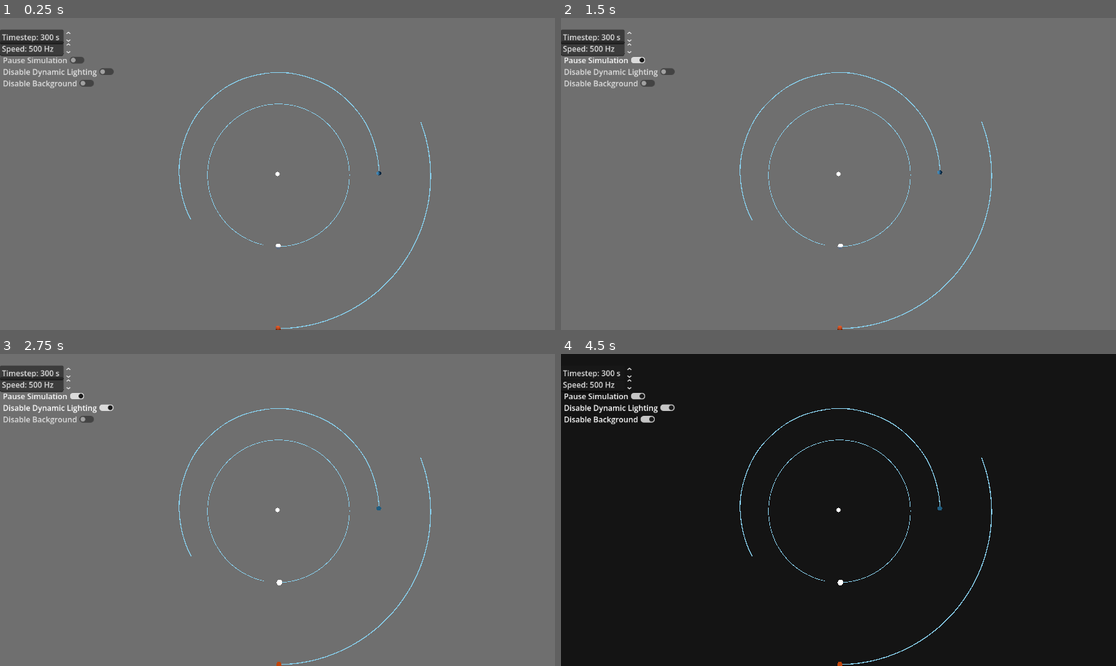
Above: before the commit, frames 1-4 (two rows, left to right).
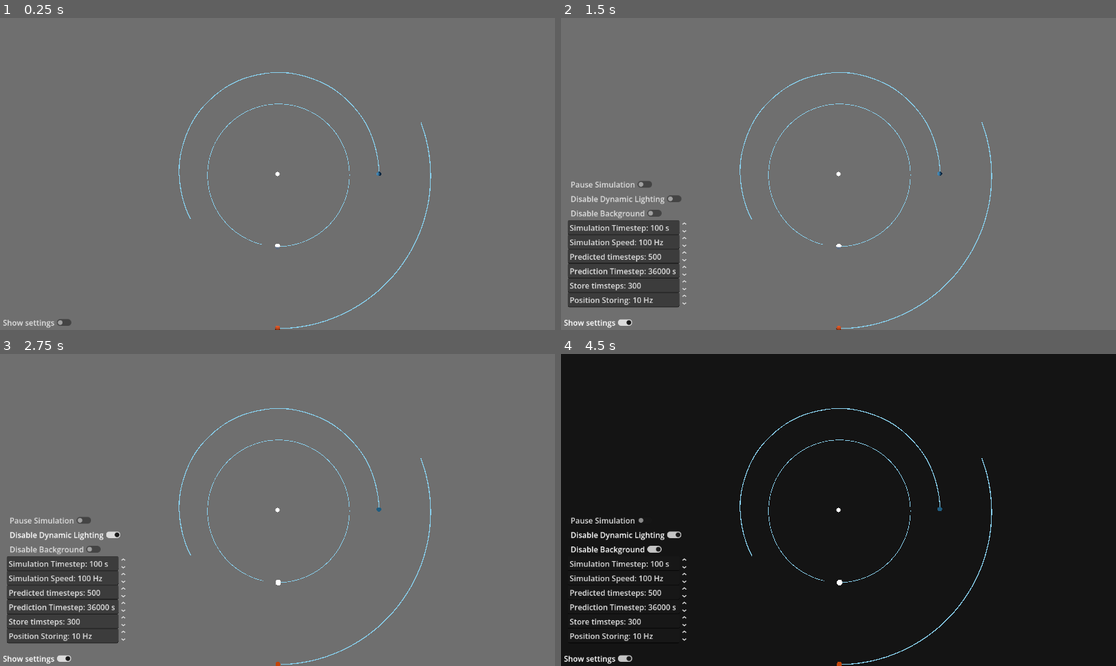
Above: after the commit, the same moments.

Repository: DarkLegend001/Space-Simulator
Game: Godot game, scene res://main/main.tscn
The game is run twice, just before and just after one commit, with the same random seed, the same clock (stepped at 60 frames per second) and the same inputs. A sky picture missing from this copy of the repository is replaced by a grey-blue gradient.
Inputs (mouse positions are in pixels of both pictures, inside the frame that each line leads up to):
- Up to frame 1 (0.25 s): no input
- Up to frame 2 (1.5 s): click (605, 61) at 0.5 s, where only the run before the commit has a clickable "Pause Simulation"; click (599, 323) at 1.25 s, where only the run after the commit has a clickable "Show settings"
- Up to frame 3 (2.75 s): click "Disable Dynamic Lighting" at 2 s
- Up to frame 4 (4.5 s): click "Disable Background" at 2.75 s; click "Disable Dynamic Lighting" at 3.5 s; click "Disable Dynamic Lighting" at 4.25 s

The runs differ from the first frame. In frame 1, 1.6% of the frame differs, in the area x 0-78%, y 3-100%; in frame 2, 7.6%; in frame 3, 7.6%; in frame 4, 2.7%.

Commit message:
implement settings

Diff:
--- a/data/globals.gd
+++ b/data/globals.gd
@@ -25,4 +25,4 @@
 # number of times previous positions are stored per second
 @export var store_speed := 1
 # number of times previous positions are rendered per second
-@export var render_store_speed := 65
+@export var render_store_speed := 60
--- a/main/main.tscn
+++ b/main/main.tscn
@@ -50,121 +50,184 @@
 process_mode = 3
 layout_mode = 3
 anchors_preset = 0
-offset_right = 40.0
+offset_left = 14.0
+offset_right = 54.0
 offset_bottom = 40.0
 script = ExtResource("5_3wy1v")
 
 [node name="FollowButton" type="CheckButton" parent="PlanetMenu" unique_id=947583743]
 layout_mode = 0
-offset_right = 44.0
-offset_bottom = 24.0
+offset_right = 99.0
+offset_bottom = 31.0
+text = "Follow"
 
 [node name="OrbitalDisplayButton" type="CheckButton" parent="PlanetMenu" unique_id=835590940]
 layout_mode = 0
-offset_right = 44.0
-offset_bottom = 24.0
+offset_top = 27.5
+offset_right = 197.0
+offset_bottom = 58.5
+text = "Orbital Parameters"
 
 [node name="Label0" type="Label" parent="PlanetMenu" unique_id=1634069099]
 layout_mode = 0
-offset_left = 20.0
+offset_left = 6.0
 offset_top = 60.0
-offset_right = 60.0
+offset_right = 46.0
 offset_bottom = 83.0
 
 [node name="Label1" type="Label" parent="PlanetMenu" unique_id=2039833713]
 layout_mode = 0
-offset_left = 20.0
+offset_left = 6.0
 offset_top = 90.0
-offset_right = 60.0
+offset_right = 46.0
 offset_bottom = 113.0
 
 [node name="Label2" type="Label" parent="PlanetMenu" unique_id=1943205433]
 layout_mode = 0
-offset_left = 20.0
+offset_left = 6.0
 offset_top = 120.0
-offset_right = 60.0
+offset_right = 46.0
 offset_bottom = 143.0
 
 [node name="Label3" type="Label" parent="PlanetMenu" unique_id=44361129]
 layout_mode = 0
-offset_left = 20.0
+offset_left = 6.0
 offset_top = 150.0
-offset_right = 60.0
+offset_right = 46.0
 offset_bottom = 173.0
 
 [node name="Label4" type="Label" parent="PlanetMenu" unique_id=354126766]
 layout_mode = 0
-offset_left = 20.0
+offset_left = 6.0
 offset_top = 180.0
-offset_right = 60.0
+offset_right = 46.0
 offset_bottom = 203.0
 
 [node name="Label5" type="Label" parent="PlanetMenu" unique_id=289862488]
 layout_mode = 0
-offset_left = 20.0
+offset_left = 6.0
 offset_top = 210.0
-offset_right = 60.0
+offset_right = 46.0
 offset_bottom = 233.0
 
 [node name="Label6" type="Label" parent="PlanetMenu" unique_id=973065738]
 layout_mode = 0
-offset_left = 20.0
+offset_left = 6.0
 offset_top = 240.0
-offset_right = 60.0
+offset_right = 46.0
 offset_bottom = 263.0
+
+[node name="ShowSettingsButton" type="CheckButton" parent="." unique_id=1879111488]
+anchors_preset = 2
+anchor_top = 1.0
+anchor_bottom = 1.0
+offset_top = -31.0
+offset_right = 155.0
+grow_vertical = 0
+text = "Show settings"
 
 [node name="Settings" type="Control" parent="." unique_id=1361791977]
 process_mode = 3
 layout_mode = 3
-anchors_preset = 0
-offset_right = 40.0
-offset_bottom = 40.0
+anchors_preset = 2
+anchor_top = 1.0
+anchor_bottom = 1.0
+offset_left = 14.0
+offset_top = -348.0
+offset_right = 54.0
+offset_bottom = -308.0
+grow_vertical = 0
 script = ExtResource("6_kfbq2")
 
+[node name="PauseButton" type="CheckButton" parent="Settings" unique_id=2000678518]
+layout_mode = 0
+offset_top = 30.0
+offset_right = 182.0
+offset_bottom = 61.0
+action_mode = 0
+text = "Pause Simulation"
+
+[node name="DynamicLightingButton" type="CheckButton" parent="Settings" unique_id=497439570]
+layout_mode = 0
+offset_top = 60.0
+offset_right = 243.0
+offset_bottom = 91.0
+text = "Disable Dynamic Lighting"
+
+[node name="BackgroundButton" type="CheckButton" parent="Settings" unique_id=2120478995]
+layout_mode = 0
+offset_top = 90.0
+offset_right = 202.0
+offset_bottom = 121.0
+text = "Disable Background"
+
 [node name="TimeStepSlider" type="SpinBox" parent="Settings" unique_id=795282054]
-custom_minimum_size = Vector2(150, 0)
-layout_mode = 0
-offset_top = 24.0
-offset_right = 86.5
-offset_bottom = 55.0
-max_value = 10000.0
-value = 300.0
-allow_greater = true
-prefix = "Timestep:"
+custom_minimum_size = Vector2(250, 0)
+layout_mode = 0
+offset_top = 120.0
+offset_right = 150.0
+offset_bottom = 151.0
+max_value = 1000.0
+value = 100.0
+allow_greater = true
+prefix = "Simulation Timestep:"
 suffix = "s"
 custom_arrow_step = 50.0
 
 [node name="GameSpeedSlider" type="SpinBox" parent="Settings" unique_id=2144417864]
-custom_minimum_size = Vector2(150, 0)
-layout_mode = 0
-offset_top = 48.0
-offset_right = 86.5
-offset_bottom = 79.0
+custom_minimum_size = Vector2(250, 0)
+layout_mode = 0
+offset_top = 150.0
+offset_right = 150.0
+offset_bottom = 181.0
+value = 100.0
+allow_greater = true
+prefix = "Simulation Speed:"
+suffix = "Hz"
+custom_arrow_step = 50.0
+
+[node name="PredictionLengthSlider" type="SpinBox" parent="Settings" unique_id=1653577251]
+custom_minimum_size = Vector2(250, 0)
+layout_mode = 0
+offset_top = 180.0
+offset_right = 200.0
+offset_bottom = 211.0
 max_value = 10000.0
 value = 500.0
-allow_greater = true
-prefix = "Speed:"
+rounded = true
+allow_greater = true
+prefix = "Predicted timesteps:"
+
+[node name="PredictionTimeSlider" type="SpinBox" parent="Settings" unique_id=1133234131]
+custom_minimum_size = Vector2(250, 0)
+layout_mode = 0
+offset_top = 210.0
+offset_right = 86.5
+offset_bottom = 241.0
+max_value = 100000.0
+value = 36000.0
+allow_greater = true
+prefix = "Prediction Timestep:"
+suffix = "s"
+
+[node name="StoreNumSlider" type="SpinBox" parent="Settings" unique_id=1720038272]
+custom_minimum_size = Vector2(250, 0)
+layout_mode = 0
+offset_top = 240.0
+offset_right = 86.5
+offset_bottom = 271.0
+max_value = 100000.0
+value = 300.0
+allow_greater = true
+prefix = "Store timsteps:"
+
+[node name="StoreSpeedSlider" type="SpinBox" parent="Settings" unique_id=976973689]
+custom_minimum_size = Vector2(250, 0)
+layout_mode = 0
+offset_top = 270.0
+offset_right = 86.5
+offset_bottom = 301.0
+value = 10.0
+allow_greater = true
+prefix = "Position Storing:"
 suffix = "Hz"
-custom_arrow_step = 50.0
-
-[node name="PauseButton" type="CheckButton" parent="Settings" unique_id=2000678518]
-layout_mode = 0
-offset_top = 72.0
-offset_right = 182.0
-offset_bottom = 103.0
-action_mode = 0
-text = "Pause Simulation"
-
-[node name="DynamicLightingButton" type="CheckButton" parent="Settings" unique_id=497439570]
-layout_mode = 0
-offset_top = 96.0
-offset_right = 238.0
-offset_bottom = 127.0
-text = "Disable Dynamic Lighting"
-
-[node name="BackgroundButton" type="CheckButton" parent="Settings" unique_id=2120478995]
-layout_mode = 0
-offset_top = 120.0
-offset_right = 198.0
-offset_bottom = 151.0
-text = "Disable Background"
--- a/main/settings.gd
+++ b/main/settings.gd
@@ -10,8 +10,6 @@
 
 func handle_gamespeed() -> void:
 	Globals.speed = $GameSpeedSlider.value
-
-func handle_gametick() -> void:
 	Globals.timestep = $TimeStepSlider.value
 
 func handle_background() -> void:
@@ -27,10 +25,23 @@
 	else:
 		get_tree().root.debug_draw = Viewport.DEBUG_DRAW_DISABLED
 
+func handle_visible() -> void:
+	if ($"../ShowSettingsButton".button_pressed):
+		$"../Settings".visible = true
+	else:
+		$"../Settings".visible = false
+
+func handle_misc_variables() -> void:
+	Globals.prediction_length = $PredictionLengthSlider.value
+	Globals.prediction_timestep = $PredictionTimeSlider.value
+	Globals.store_speed = $StoreSpeedSlider.value
+	Globals.num_prev_positions = $StoreNumSlider.value
+
 # Called every frame. 'delta' is the elapsed time since the previous frame.
 func _process(delta: float) -> void:
 	handle_paused()
 	handle_gamespeed()
-	handle_gametick()
 	handle_background()
 	handle_lighting()
+	handle_visible()
+	handle_misc_variables()
